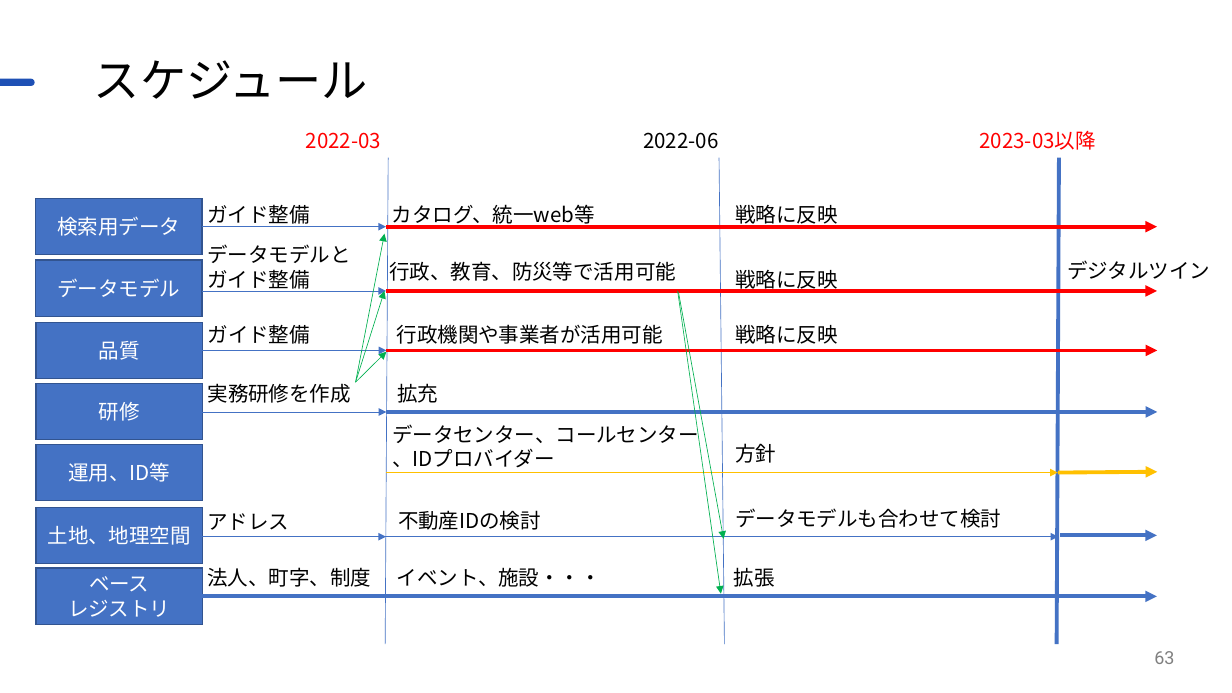
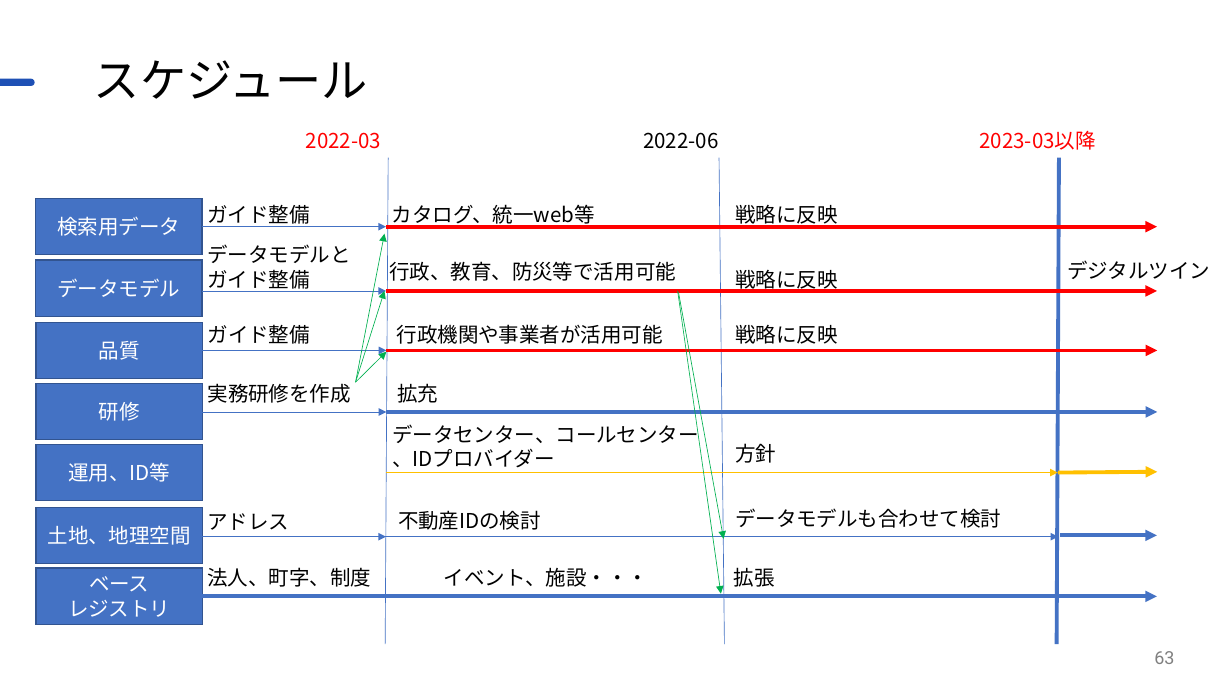
Before and after one commit to JDA-DM/GIF, a slide deck: slide 63 of 410_全体説明/412_GIF説明資料_詳細版.pptx. Drawn at 1232x693 pixels with LibreOffice and Linux fonts; fonts in the diff are those of the drawing; background and template pictures are left out. Boxes give left, top, right and bottom in pixels: in the first picture for what was removed or moved away, otherwise in the second. Text is boxed around its words. In the diff, an @@ line names an element or a change of style, - is before the commit and + after.

```diff
--- a/410_全体説明/412_GIF説明資料_詳細版.pptx
+++ b/410_全体説明/412_GIF説明資料_詳細版.pptx
@@ text "イベント、施設・・・" moved from (x1=397, y1=567, x2=601, y2=587) to (x1=444, y1=567, x2=648, y2=587) @@
```
Also in this commit, not shown: 4 other slides changed, 1 other file.
